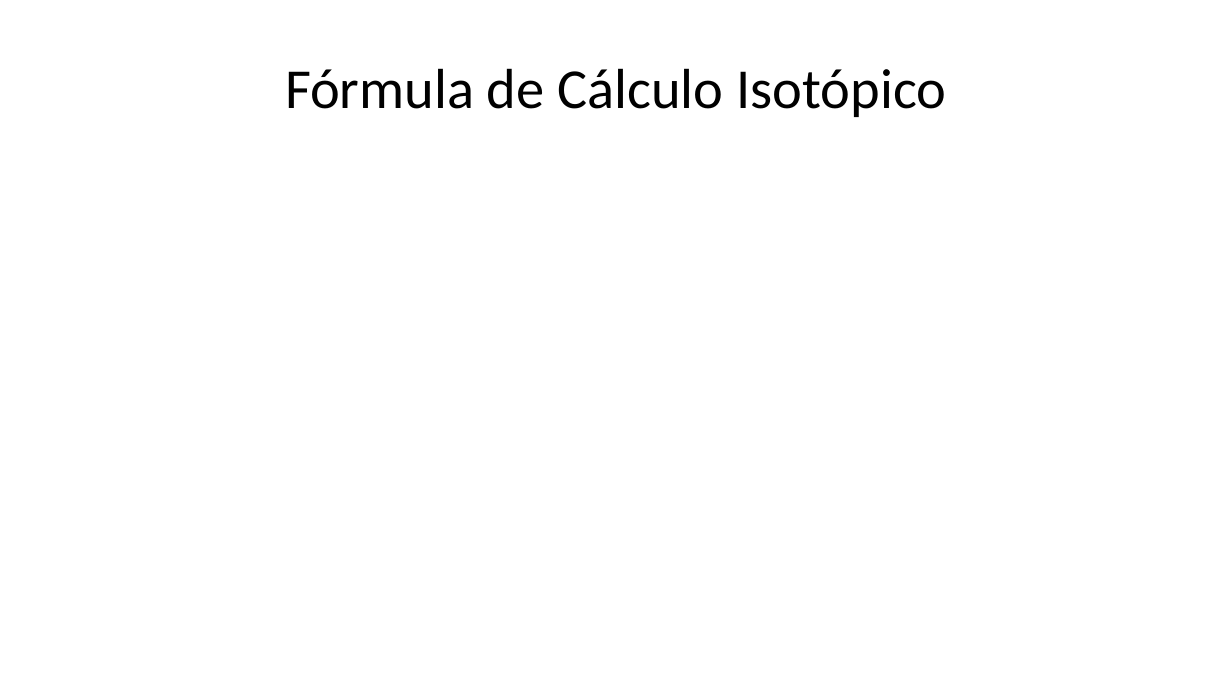
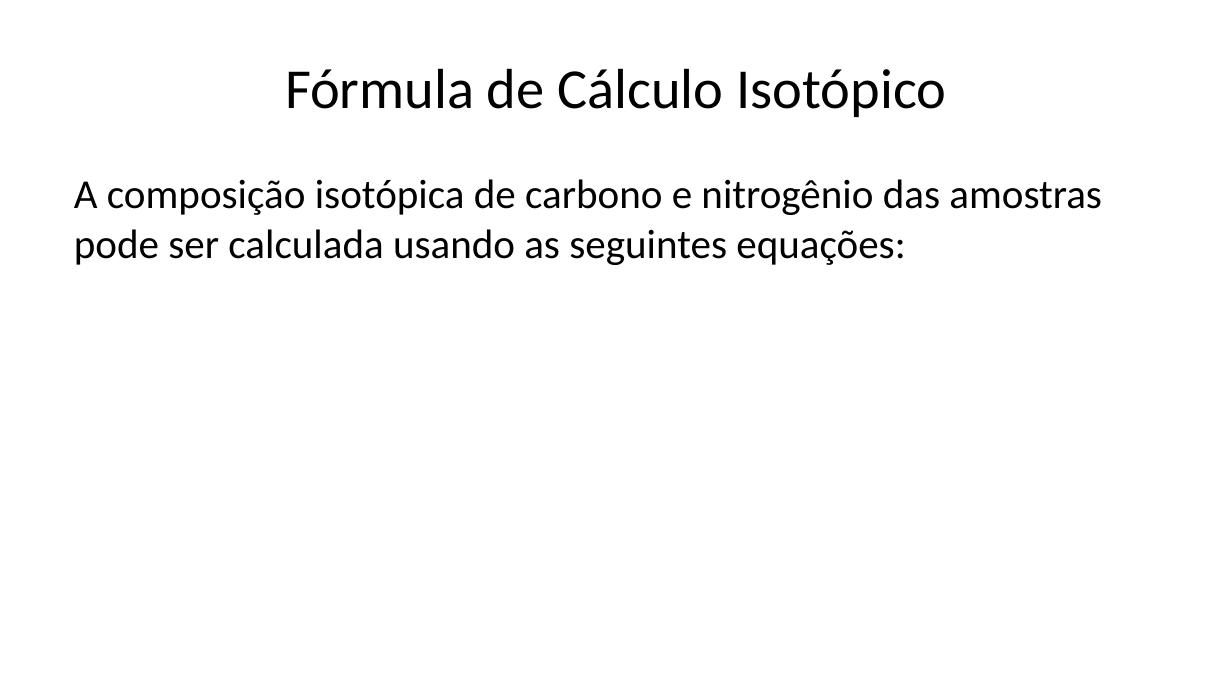
Before and after one commit to GiuliaTerlecki/Reprodutibilidade, a slide deck: slide 28 of APRE3.pptx. Drawn at 1232x693 pixels with LibreOffice and Linux fonts; fonts in the diff are those of the drawing. Boxes give left, top, right and bottom in pixels: in the first picture for what was removed or moved away, otherwise in the second. Text is boxed around its words. In the diff, an @@ line names an element or a change of style, - is before the commit and + after.

```diff
--- a/APRE3.pptx
+++ b/APRE3.pptx
@@ text added at <box>74,179,1102,265</box>, 24 pt, text #000000 @@
+A composição isotópica de carbono e nitrogênio das amostras pode ser calculada usando as seguintes equações:
```
Also in this commit, not shown: 2 other files.
